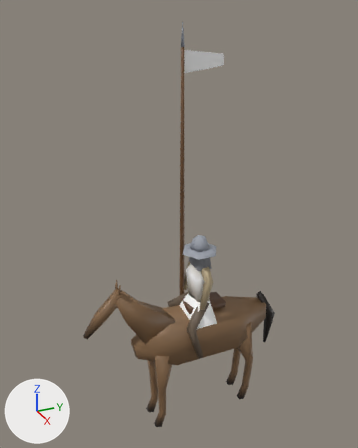
One commit to the glTF model game/assets/models/battle/cavalry_1_far.glb: the scene before it, then after it.
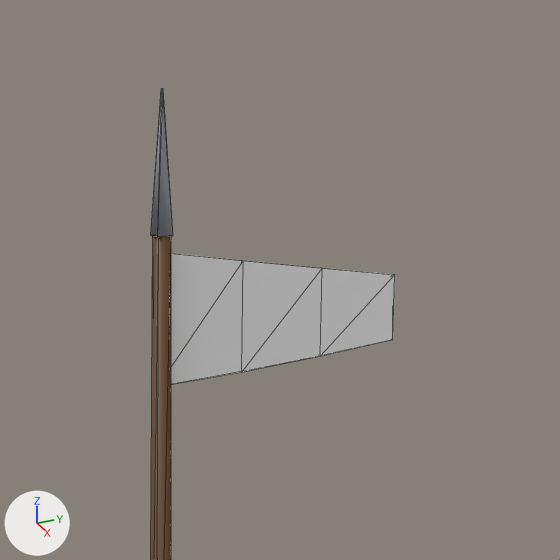
Old and new are each drawn whole from a 50 mm camera at (4.7, -2.34, 5.15) aimed at (-0.15, -0.16, 2.72) and again close up on the part from 43% to 71% of the width and 1% to 23% of the height. The axes (+X, +Y, +Z) are drawn at lower left. The lights are the same throughout. The last two pictures show the newer version. The close-ups show mesh edges as thin lines. Vertices at exactly the same position are counted once.

The first close-up shows 'cavalry_1_far'.
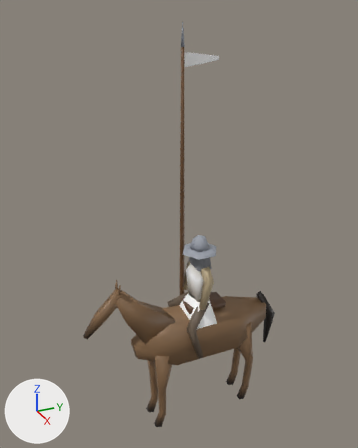
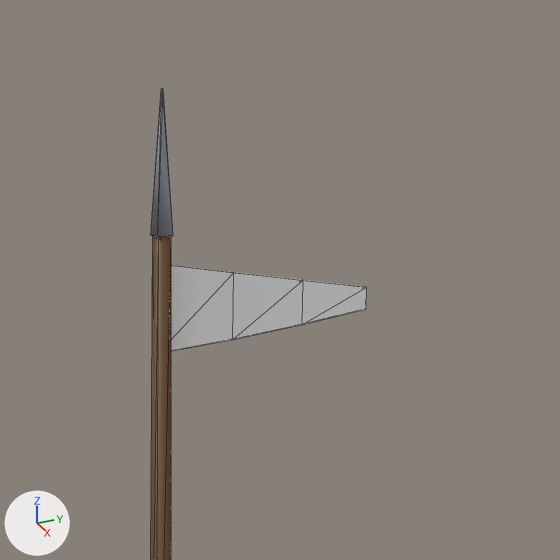
Location of each change, (x1, y1, x2, y2) in pixels of the close-ups (560 x 560 px; the box of a moved part takes in the faces that stretch with it):
'cavalry_1_far', reshaped
    before: (151, 89, 395, 560)
    after: (151, 89, 367, 560)
part 1 of me_cavalry_1_far_piece, moved or reshaped
    before: (171, 253, 395, 384)
    after: (171, 265, 367, 351)

Diff of the bpy script that builds the scene:
```diff
--- a/game/assets/models/battle/cavalry_1_far.glb.py
+++ b/game/assets/models/battle/cavalry_1_far.glb.py
@@ me_cavalry_1_far_piece @@
 me_cavalry_1_far_piece.from_pydata(...)  # 337 vertices, 560 faces; spans x -0.36..0.36, y -1.43..1.19, z -0.01..4.93
 # used by ob_cavalry_1_far; location = (0.0, 0.0, 0.0)
-me_cavalry_1_far_piece.vertices[321].co = (-0.27, -0.07, 4.41)
-me_cavalry_1_far_piece.vertices[322].co = (-0.27, -0.07, 4.41)
-me_cavalry_1_far_piece.vertices[323].co = (-0.27, -0.07, 4.65)
-me_cavalry_1_far_piece.vertices[324].co = (-0.27, -0.07, 4.65)
-me_cavalry_1_far_piece.vertices[325].co = (-0.25, 0.1, 4.43)  # pixel (241, 372)
-me_cavalry_1_far_piece.vertices[326].co = (-0.26, 0.1, 4.43)  # pixel (239, 371)
-me_cavalry_1_far_piece.vertices[327].co = (-0.25, 0.1, 4.63)  # pixel (243, 260)
-me_cavalry_1_far_piece.vertices[328].co = (-0.26, 0.1, 4.63)  # pixel (241, 260)
-me_cavalry_1_far_piece.vertices[329].co = (-0.25, 0.26, 4.45)  # pixel (320, 356)
-me_cavalry_1_far_piece.vertices[330].co = (-0.26, 0.26, 4.45)
-me_cavalry_1_far_piece.vertices[331].co = (-0.25, 0.26, 4.61)  # pixel (322, 268)
-me_cavalry_1_far_piece.vertices[332].co = (-0.26, 0.26, 4.61)  # pixel (320, 267)
-me_cavalry_1_far_piece.vertices[333].co = (-0.27, 0.43, 4.47)  # pixel (392, 339)
-me_cavalry_1_far_piece.vertices[334].co = (-0.27, 0.43, 4.47)  # pixel (390, 339)
-me_cavalry_1_far_piece.vertices[335].co = (-0.27, 0.43, 4.59)  # pixel (394, 274)
-me_cavalry_1_far_piece.vertices[336].co = (-0.27, 0.43, 4.59)  # pixel (392, 274)
+# me_cavalry_1_far_piece part 1
+me_cavalry_1_far_piece.vertices[321].co = (-0.27, -0.07, 4.47)
+me_cavalry_1_far_piece.vertices[322].co = (-0.27, -0.07, 4.47)
+me_cavalry_1_far_piece.vertices[323].co = (-0.27, -0.07, 4.63)
+me_cavalry_1_far_piece.vertices[324].co = (-0.27, -0.07, 4.63)
+me_cavalry_1_far_piece.vertices[325].co = (-0.25, 0.08, 4.49)  # pixel (232, 339)
+me_cavalry_1_far_piece.vertices[326].co = (-0.26, 0.08, 4.49)  # pixel (230, 339)
+me_cavalry_1_far_piece.vertices[327].co = (-0.25, 0.08, 4.61)  # pixel (233, 272)
+me_cavalry_1_far_piece.vertices[328].co = (-0.26, 0.08, 4.61)  # pixel (231, 272)
+me_cavalry_1_far_piece.vertices[329].co = (-0.25, 0.22, 4.51)  # pixel (302, 324)
+me_cavalry_1_far_piece.vertices[330].co = (-0.26, 0.22, 4.51)  # pixel (300, 324)
+me_cavalry_1_far_piece.vertices[331].co = (-0.25, 0.22, 4.59)  # pixel (303, 280)
+me_cavalry_1_far_piece.vertices[332].co = (-0.26, 0.22, 4.59)  # pixel (301, 280)
+me_cavalry_1_far_piece.vertices[333].co = (-0.27, 0.37, 4.53)  # pixel (366, 309)
+me_cavalry_1_far_piece.vertices[334].co = (-0.27, 0.37, 4.53)  # pixel (364, 308)
+me_cavalry_1_far_piece.vertices[335].co = (-0.27, 0.37, 4.57)  # pixel (366, 287)
+me_cavalry_1_far_piece.vertices[336].co = (-0.27, 0.37, 4.57)  # pixel (364, 286)
 me_cavalry_1_far_piece.materials.append(mat_defaultmaterial)
```
